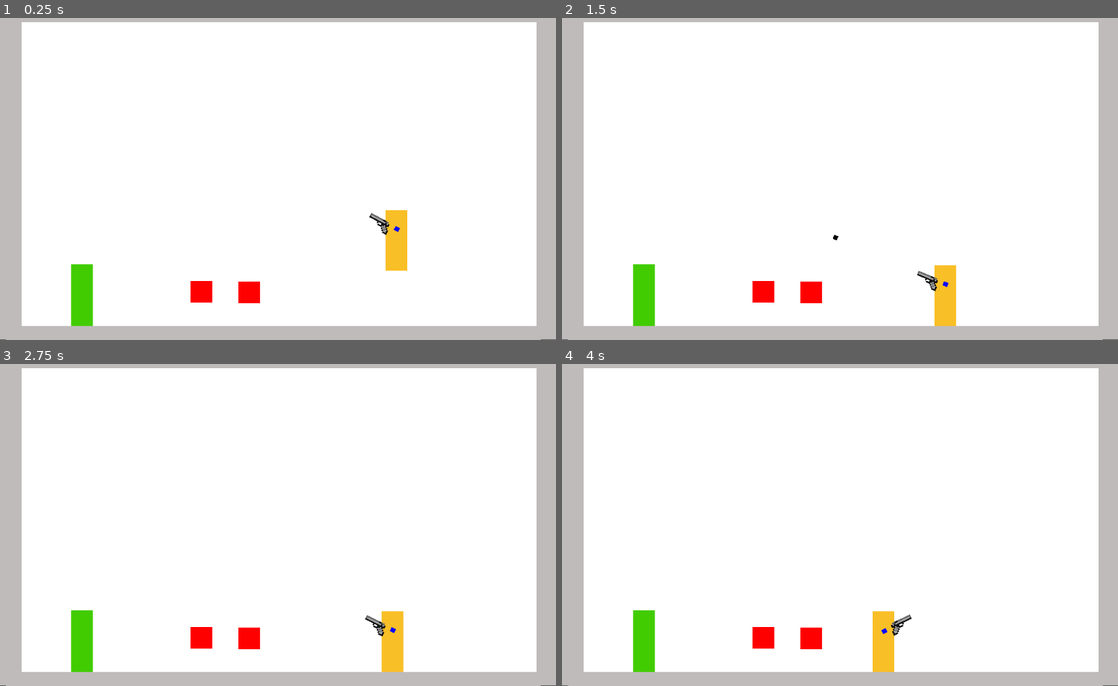
Above: before the commit, frames 1-4 (two rows, left to right).
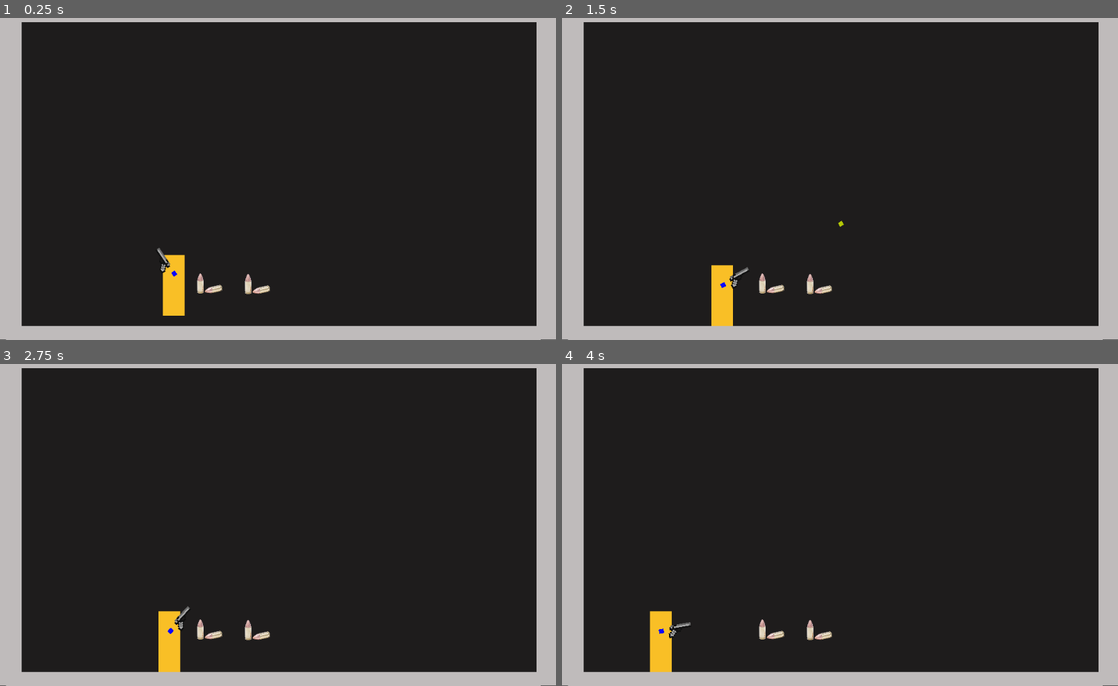
Above: after the commit, the same moments.

Repository: RubyEnoshima/JuegoRE
Game: Godot game, scene res://mapaDebug.tscn
Same seed, same stepped clock (60 frames per second), same inputs: the game is played once before the commit and once after it. Sound files missing from this copy of the repository are replaced by a short silence.
Inputs (mouse positions are in pixels of both pictures, inside the frame that each line leads up to):
- Up to frame 1 (0.25 s): no input
- Up to frame 2 (1.5 s): move the mouse to (962, 162) at 0.52 s; hold Shift (correr) 0.53-1.28 s; tap Enter at 1.25 s; move the mouse to (728, 195) at 1.27 s; hold Left (mov_izq) from 1.28 s (still down); click (728, 195) at 1.35 s
- Up to frame 3 (2.75 s): move the mouse to (333, 450) at 2.02 s; release Left (mov_izq) at 2.03 s; hold Right (mov_der) from 2.03 s (still down)
- Up to frame 4 (4 s): move the mouse to (812, 589) at 2.77 s; release Right (mov_der) at 2.78 s; tap R (recargar) at 2.85 s; tap Space at 3.5 s; move the mouse to (1006, 573) at 3.52 s; hold Left (mov_izq) from 3.53 s (still down); hold Shift (correr) from 3.53 s (still down)

The runs differ from the first frame. In frame 1, 87% of the frame differs, in the area x 3-97%, y 1-96%; in frame 2, 87%; in frame 3, 87%; in frame 4, 87%.

Commit message:
Objeto glow

Diff:
--- /dev/null
+++ b/Assets/Sprites/aura.shader
@@ -0,0 +1,35 @@
+shader_type canvas_item;
+render_mode blend_premul_alpha;
+
+// This shader only works properly with premultiplied alpha blend mode.
+uniform float aura_width = 2.0;
+uniform vec4 aura_color: hint_color;
+
+void fragment() {
+	vec4 col = texture(TEXTURE, UV);
+	vec2 ps = TEXTURE_PIXEL_SIZE;
+	float a;
+	float maxa = col.a;
+	float mina = col.a;
+
+	a = texture(TEXTURE, UV + vec2(0.0, -aura_width) * ps).a;
+	maxa = max(a, maxa);
+	mina = min(a, mina);
+
+	a = texture(TEXTURE, UV + vec2(0.0, aura_width) * ps).a;
+	maxa = max(a, maxa);
+	mina = min(a, mina);
+
+	a = texture(TEXTURE, UV + vec2(-aura_width, 0.0) * ps).a;
+	maxa = max(a, maxa);
+	mina = min(a, mina);
+
+	a = texture(TEXTURE, UV + vec2(aura_width, 0.0) * ps).a;
+	maxa = max(a, maxa);
+	mina = min(a, mina);
+
+	col.rgb *= col.a;
+
+	COLOR = col;
+	COLOR.rgb += aura_color.rgb * (maxa - mina);
+}
--- a/Escenas/Armas/bala.tscn
+++ b/Escenas/Armas/bala.tscn
@@ -16,7 +16,7 @@
 margin_top = -13.302
 margin_right = 14.8543
 margin_bottom = 14.698
-color = Color( 0, 0, 0, 1 )
+color = Color( 0.709804, 0.788235, 0.027451, 1 )
 __meta__ = {
 "_edit_use_anchors_": false
 }
--- a/Escenas/Objetos/MunicionPistola.tscn
+++ b/Escenas/Objetos/MunicionPistola.tscn
@@ -1,15 +1,23 @@
-[gd_scene load_steps=4 format=2]
+[gd_scene load_steps=5 format=2]
 
 [ext_resource path="res://Escenas/Objetos/ObjetoRecogible.tscn" type="PackedScene" id=1]
 [ext_resource path="res://Escenas/Objetos/MunicionPistola.gd" type="Script" id=2]
+[ext_resource path="res://Assets/Sprites/9mm_80gr_-_115gr_-_125gr_-_Cartridges_ONLY_05c0c3fb-ebb0-4d8a-8419-8d011df8c8d7_600x400.png" type="Texture" id=3]
 
 [sub_resource type="RectangleShape2D" id=1]
-extents = Vector2( 19.8585, 19.7678 )
+extents = Vector2( 17.2122, 12.5359 )
 
 [node name="MunicionPistola" instance=ExtResource( 1 )]
+scale = Vector2( 1.52541, 1.52541 )
 script = ExtResource( 2 )
 
+[node name="Sprite" parent="." index="0"]
+position = Vector2( 9.75199, -9.35808 )
+scale = Vector2( 0.170975, 0.174771 )
+texture = ExtResource( 3 )
+
 [node name="ColorRect" type="ColorRect" parent="." index="1"]
+visible = false
 margin_left = -19.4454
 margin_top = -18.7383
 margin_right = 20.5546
@@ -20,5 +28,6 @@
 }
 
 [node name="CollisionShape2D" type="CollisionShape2D" parent="." index="2"]
-position = Vector2( 0.749153, 0.561859 )
+visible = false
+position = Vector2( 9.75459, -9.72824 )
 shape = SubResource( 1 )
--- a/Escenas/Objetos/ObjetoRecogible.gd
+++ b/Escenas/Objetos/ObjetoRecogible.gd
@@ -1,5 +1,19 @@
 class_name ObjetoRecogible
 extends Area2D
+
+var focus = false
+var aura = preload("res://aura.tres")
+
+func _process(delta):
+	var mouse = get_global_mouse_position()
+	var width = $Sprite.texture.get_width()*$Sprite.scale.x / 2
+	var height = $Sprite.texture.get_height()*$Sprite.scale.y/2
+	var enFocus = mouse.x >= position.x - width and mouse.x <= position.x + width and mouse.y >= position.y - height and mouse.y <= position.y + height
+	if !focus and enFocus:
+		$Sprite.material = aura
+	elif focus and !enFocus:
+		focus = false
+		$Sprite.material = null
 
 func _on_Objeto_body_entered(body):
 	if body is Personaje:
--- /dev/null
+++ b/aura.tres
@@ -0,0 +1,8 @@
+[gd_resource type="ShaderMaterial" load_steps=2 format=2]
+
+[ext_resource path="res://Assets/Sprites/aura.shader" type="Shader" id=1]
+
+[resource]
+shader = ExtResource( 1 )
+shader_param/aura_width = 4.0
+shader_param/aura_color = Color( 0.0627451, 0.309804, 0.596078, 0.658824 )
--- a/mapaDebug.tscn
+++ b/mapaDebug.tscn
@@ -1,8 +1,7 @@
-[gd_scene load_steps=6 format=2]
+[gd_scene load_steps=5 format=2]
 
 [ext_resource path="res://Escenas/Objetos/MunicionPistola.tscn" type="PackedScene" id=1]
 [ext_resource path="res://Escenas/Personaje/Personaje.tscn" type="PackedScene" id=2]
-[ext_resource path="res://Escenas/Enemigos/Zombi.tscn" type="PackedScene" id=3]
 
 [sub_resource type="RectangleShape2D" id=1]
 extents = Vector2( 492.695, 24.7061 )
@@ -17,6 +16,7 @@
 [node name="ColorRect" type="ColorRect" parent="Paredes"]
 margin_right = 1027.0
 margin_bottom = 599.0
+color = Color( 0.121569, 0.113725, 0.113725, 1 )
 __meta__ = {
 "_edit_use_anchors_": false
 }
@@ -77,13 +77,10 @@
 shape = SubResource( 2 )
 
 [node name="Personaje" parent="." instance=ExtResource( 2 )]
-position = Vector2( 730.292, 429.162 )
+position = Vector2( 319.756, 511.569 )
 
 [node name="MunicionPistola" parent="." instance=ExtResource( 1 )]
 position = Vector2( 370, 510 )
 
 [node name="MunicionPistola2" parent="." instance=ExtResource( 1 )]
 position = Vector2( 458, 511 )
-
-[node name="KinematicBody2D" parent="." instance=ExtResource( 3 )]
-position = Vector2( 150.121, 541.013 )
Not shown, added: Assets/Sonidos/monster_pain0.wav.import
Binary file added: Assets/Sprites/9mm_80gr_-_115gr_-_125gr_-_Cartridges_ONLY_05c0c3fb-ebb0-4d8a-8419-8d011df8c8d7_600x400.png
Not shown, added: Assets/Sprites/9mm_80gr_-_115gr_-_125gr_-_Cartridges_ONLY_05c0c3fb-ebb0-4d8a-8419-8d011df8c8d7_600x400.png.import
Not shown, changed: README.md
